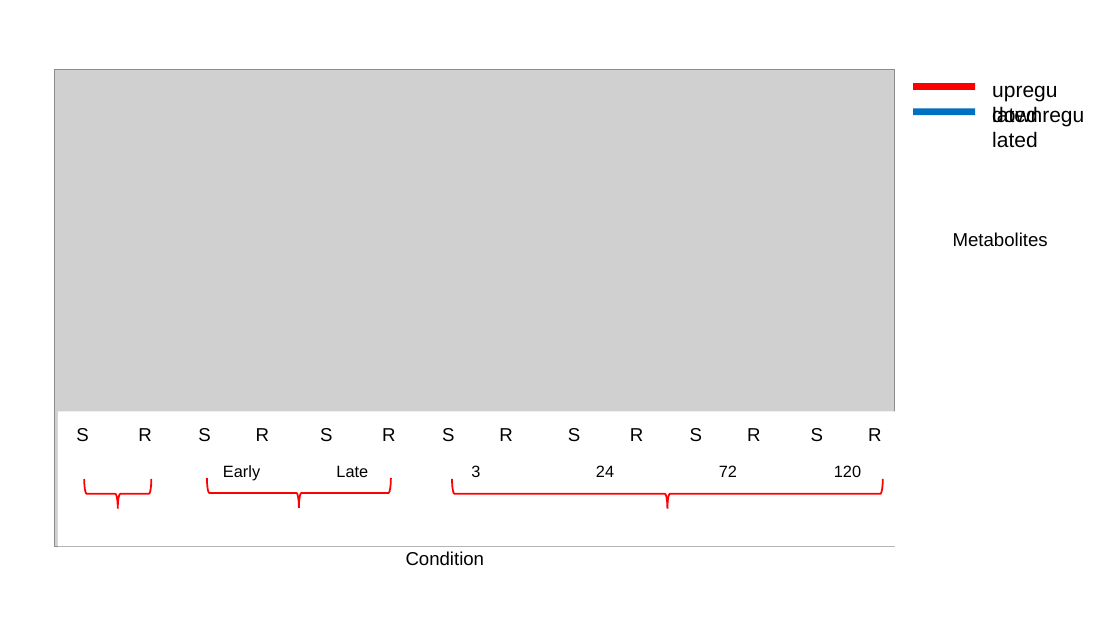
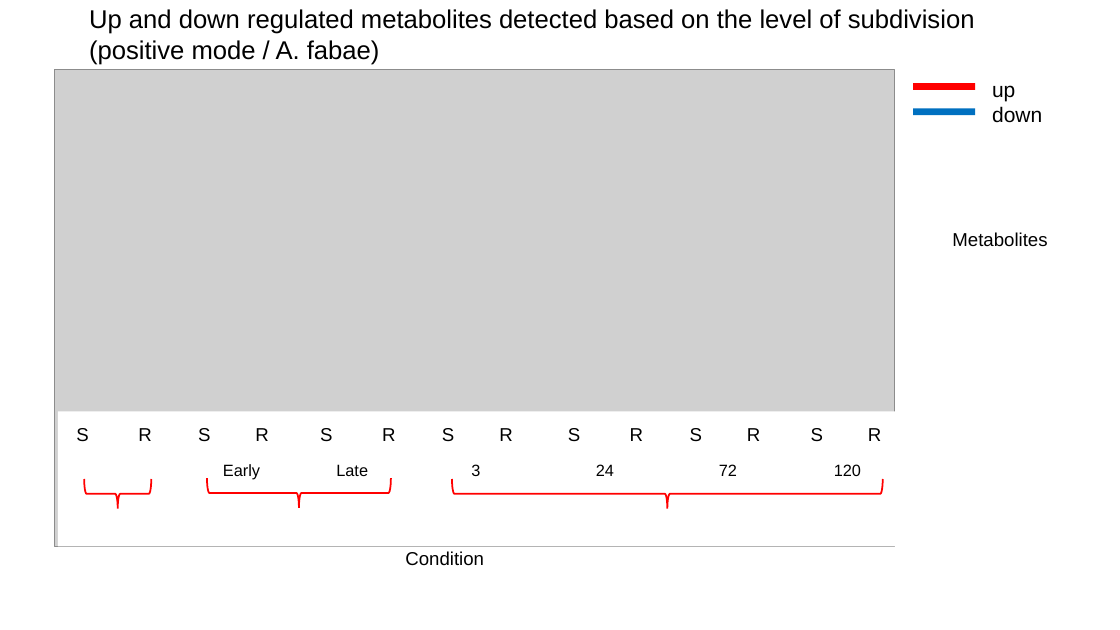
Before and after one commit to igepp-egi/faba_specifics, a slide deck: slide 33 of M01-metabolomic-analysis/untargeted_metabolomic/presentation metabo.pptx (slide 31 before the commit). Drawn at 1120x630 pixels with LibreOffice and Linux fonts; fonts in the diff are those of the drawing; grey boxes stand for pictures. Boxes give left, top, right and bottom in pixels: in the first picture for what was removed or moved away, otherwise in the second. Text is boxed around its words. In the diff, an @@ line names an element or a change of style, - is before the commit and + after.

Commit message:
presentation metabo

```diff
--- a/M01-metabolomic-analysis/untargeted_metabolomic/presentation metabo.pptx
+++ b/M01-metabolomic-analysis/untargeted_metabolomic/presentation metabo.pptx
@@ text added at [89,9,975,65], 22 pt, text #000000 @@
+Up and down regulated metabolites detected based on the level of subdivision (positive mode / A. fabae)
@@ text removed at [984,72,1070,95] @@
-upregulated
@@ text added at [992,85,1015,101], 18 pt, text #000000 @@
+up
@@ text removed at [984,97,1096,120] @@
-downregulated
@@ text added at [992,106,1042,123], 18 pt, text #000000 @@
+down
```
Also in this commit, not shown: 30 other slides changed, 4 slides added, 2 slides removed, 1 other file.
